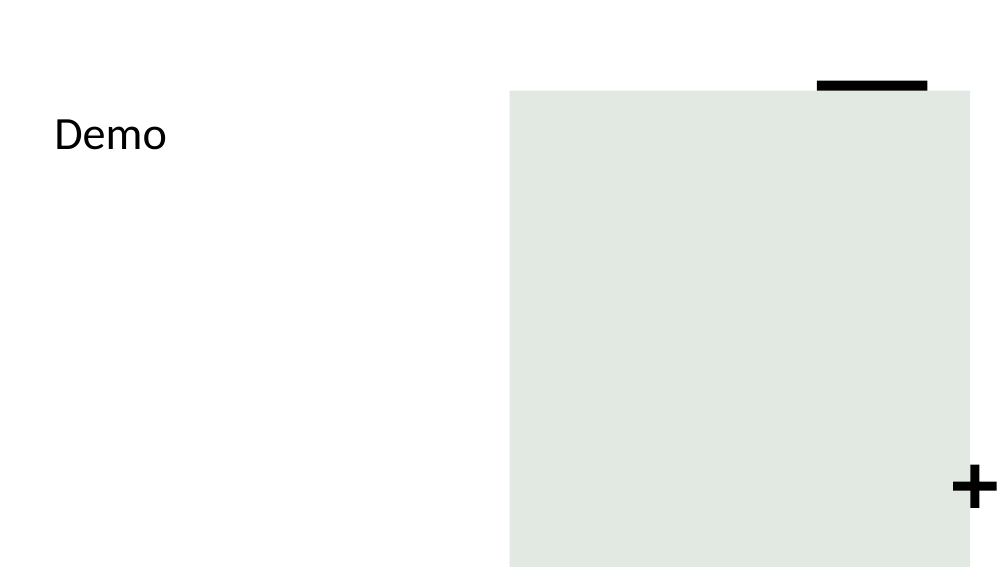
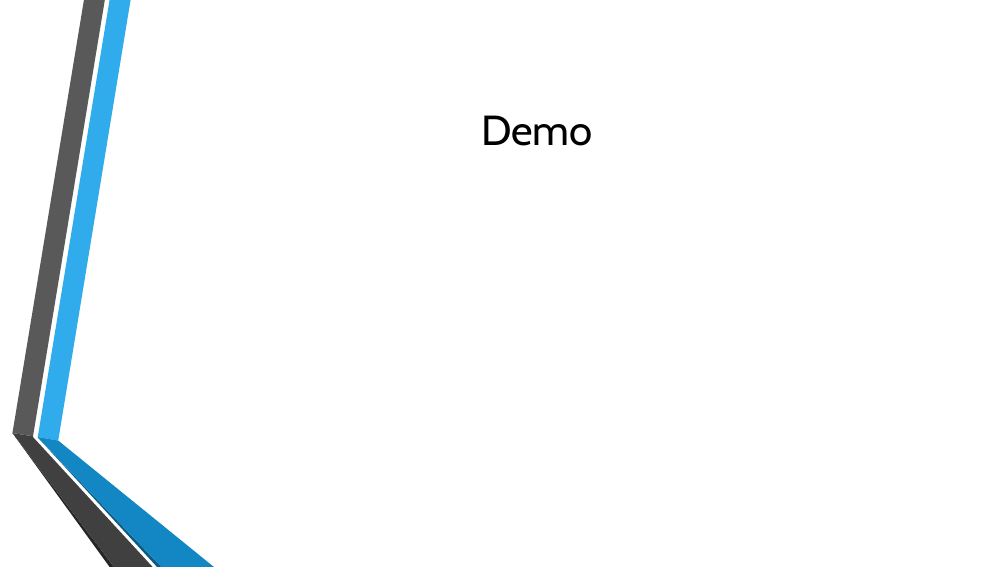
Before and after one commit to AI-Gio/ABD, a slide deck: slide 7 of Challenge 1 presentatie.pptx. Drawn at 1008x567 pixels with LibreOffice and Linux fonts; fonts in the diff are those of the drawing; background and template pictures are left out. Boxes give left, top, right and bottom in pixels: in the first picture for what was removed or moved away, otherwise in the second. Text is boxed around its words. In the diff, an @@ line names an element or a change of style, - is before the commit and + after.

```diff
--- a/Challenge 1 presentatie.pptx
+++ b/Challenge 1 presentatie.pptx
@@ title "Demo": place and size @@
-title "Demo" at [54,119,167,150]
+title "Demo" at [481,115,593,146]
@@ title "Demo" at [481,115,593,146]: size 44 to 40 pt, font Calibri to Cabin; alignment left to centre; vertical alignment top to middle @@
@@ rectangle removed at [817,81,928,91] @@
@@ rectangle removed at [510,91,970,567] @@
@@ group added at [12,0,214,567]: 6 freeform shapes @@
@@ plus removed at [954,464,997,507] @@
```
Also in this commit, not shown: 4 other slides changed, 2 slides added, 2 slides removed.
